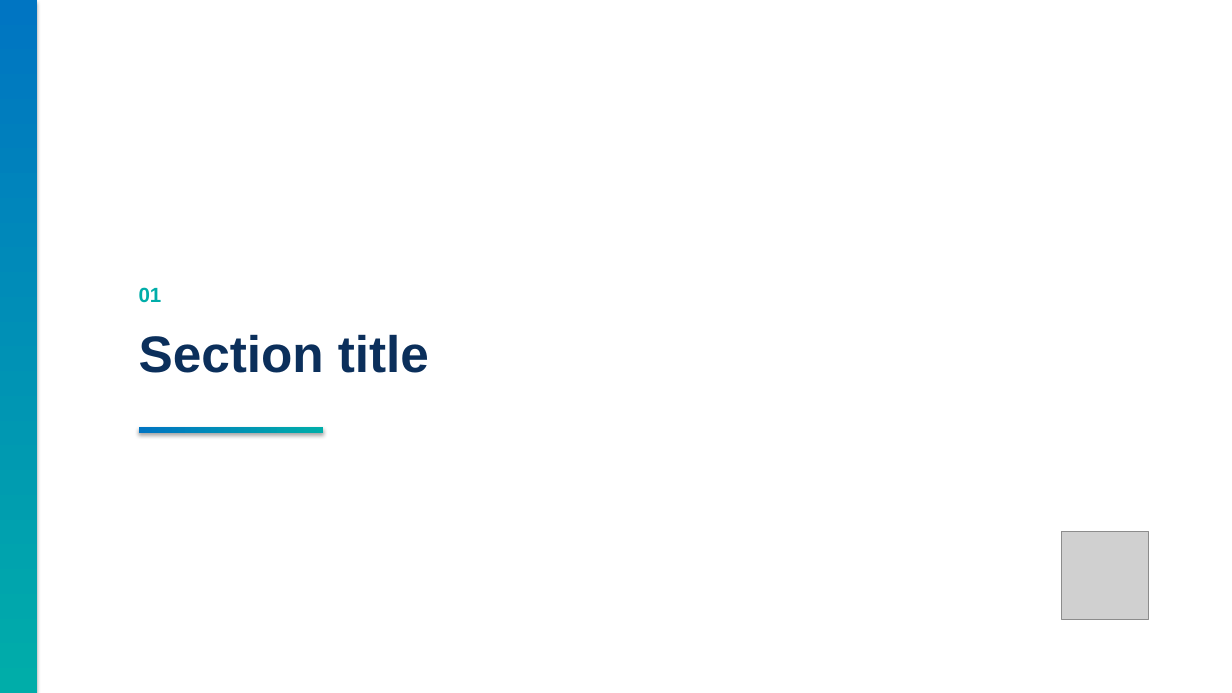
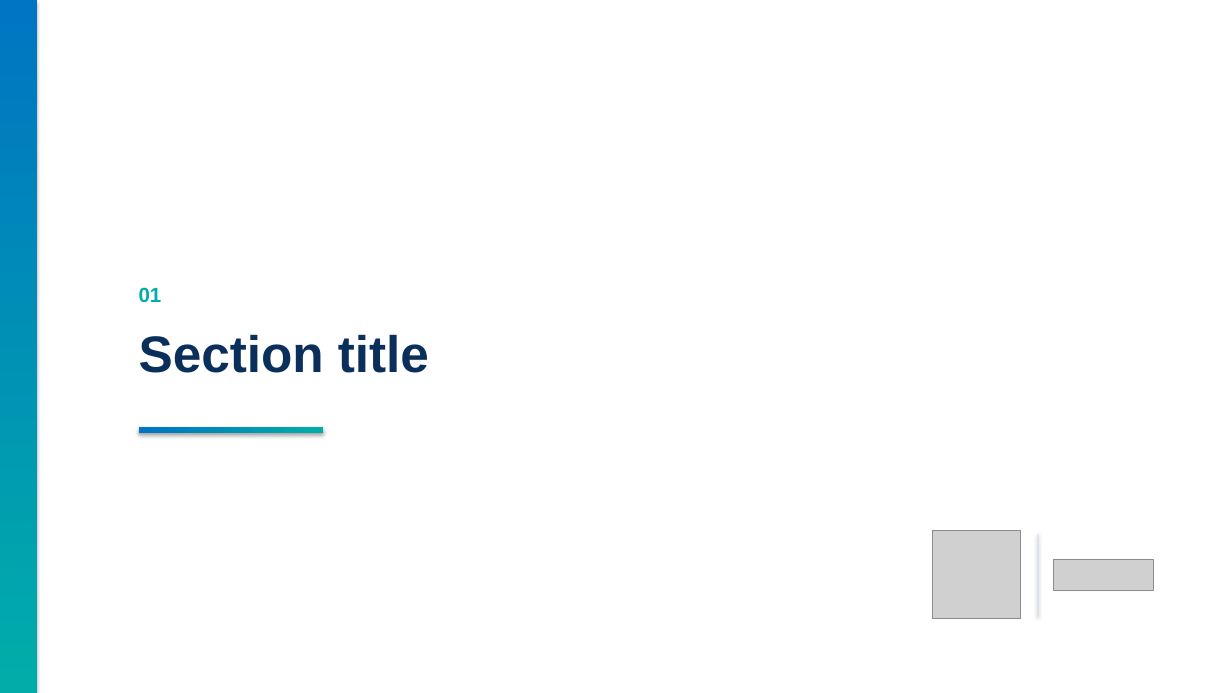
Before and after one commit to enthusiast87/MS3L.io, a slide deck: slide 2 of assets/templates/MS3L_presentation_template_gradient.pptx. Drawn at 1232x693 pixels with LibreOffice and Linux fonts; fonts in the diff are those of the drawing; grey boxes stand for pictures. Boxes give left, top, right and bottom in pixels: in the first picture for what was removed or moved away, otherwise in the second. Text is boxed around its words. In the diff, an @@ line names an element or a change of style, - is before the commit and + after.

```diff
--- a/assets/templates/MS3L_presentation_template_gradient.pptx
+++ b/assets/templates/MS3L_presentation_template_gradient.pptx
@@ picture: place and size @@
-picture at (1061, 531, 1149, 619)
+picture at (933, 531, 1021, 619)
@@ rectangle added at (1038, 534, 1039, 616), fill #D6E2EE @@
@@ picture added at (1055, 559, 1154, 591) @@
```
Also in this commit, not shown: 5 other slides changed, 6 other files.
